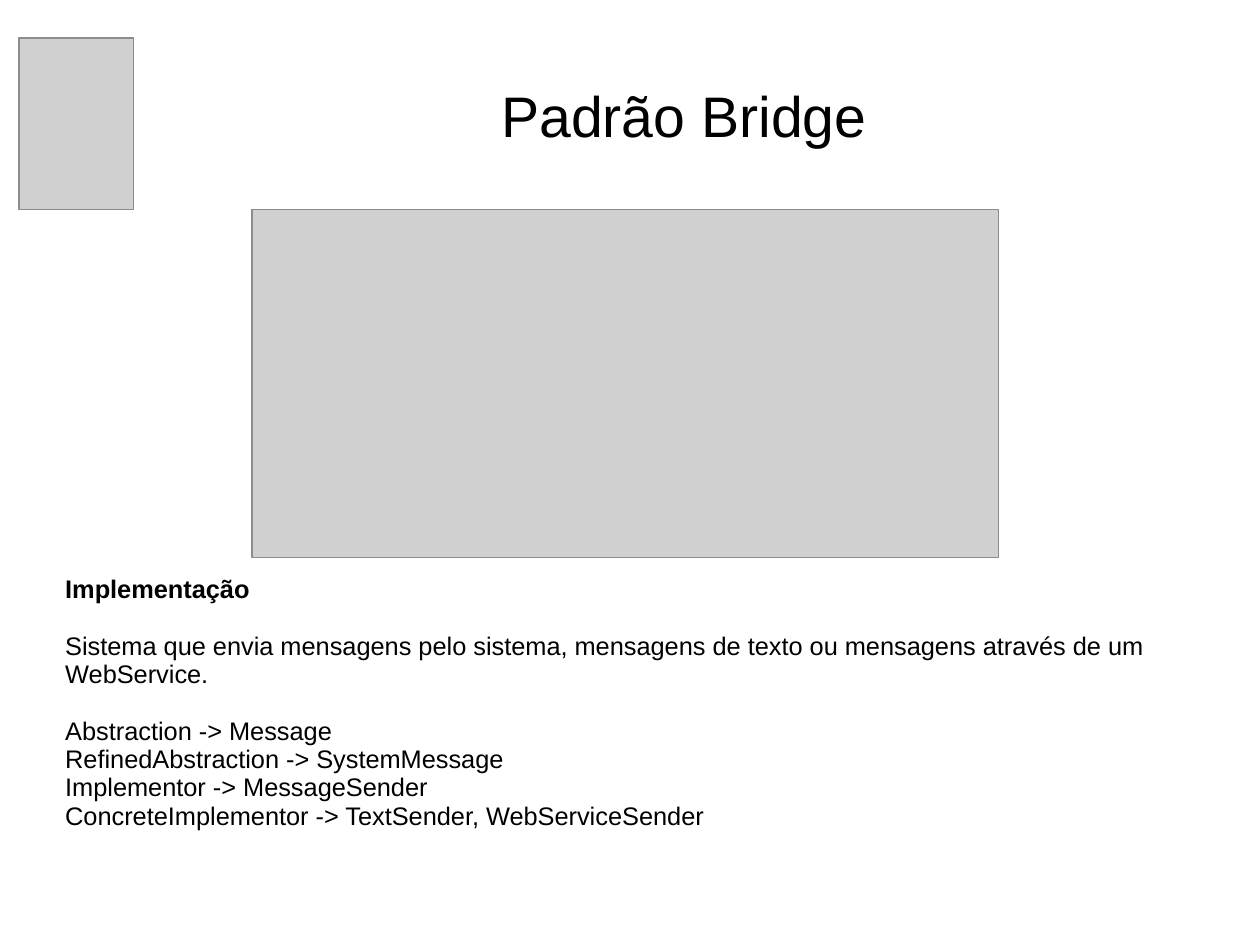
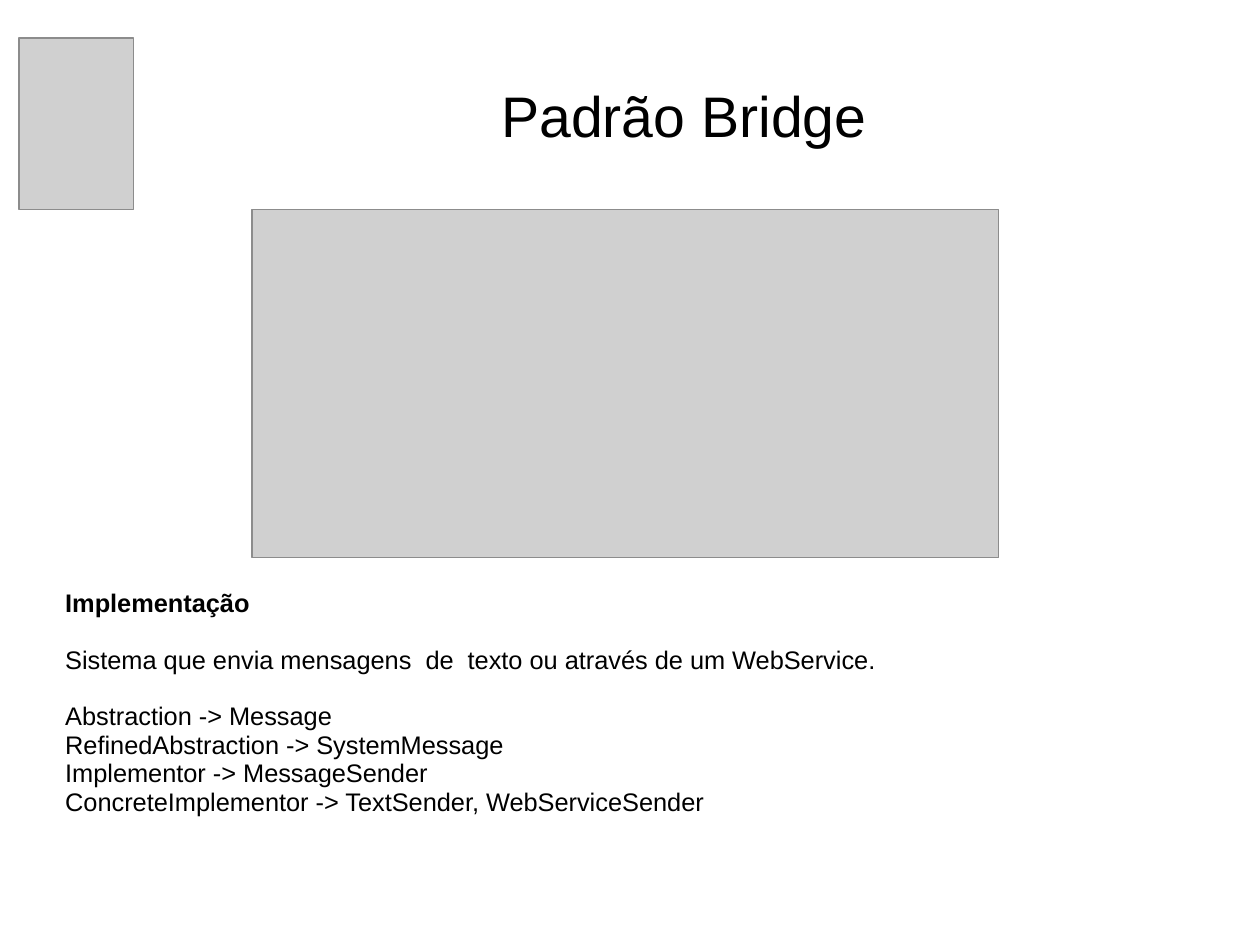
Before and after one commit to andrePfeiffer/Padroes, a slide deck: slide 5 of arquivos/Apresentação PSI.ppt. Drawn at 1260x945 pixels with LibreOffice and Linux fonts; fonts in the diff are those of the drawing; grey boxes stand for pictures; background and template pictures are left out. Boxes give left, top, right and bottom in pixels: in the first picture for what was removed or moved away, otherwise in the second. Text is boxed around its words. In the diff, an @@ line names an element or a change of style, - is before the commit and + after.

```diff
--- a/arquivos/Apresentação PSI.ppt
+++ b/arquivos/Apresentação PSI.ppt
@@ subtitle "Implementação": place and size @@
-subtitle "Implementação" at box(65, 579, 1143, 830)
+subtitle "Implementação" at box(65, 593, 875, 816)
@@ subtitle at box(65, 650, 875, 674): text changed @@
-Sistema que envia mensagens pelo sistema, mensagens de texto ou mensagens através de um WebService.
+Sistema que envia mensagens de texto ou através de um WebService.
```
Also in this commit, not shown: 14 slides added, 3 other files.
